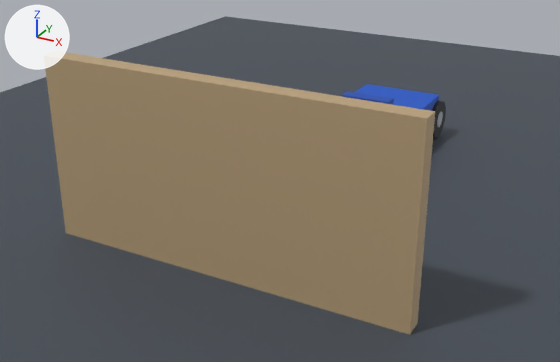
Before and after pictures for a commit that changed the glTF model examples/stepper-car/virtual/virtual.glb.
Rendered twice from a 50 mm camera at (1.13, -2.95, 1.19) aimed at (-0.36, -0.23, -0.16). Every picture has the same lights, and +X, +Y and +Z are marked at upper left. The first picture is the older version. Where no turn or scale is listed for an object, it has been applied to the vertices.

The first picture shows 'Body', 'Body2', 'Floor', 'Hub4', 'Tire4', 'Wall'.
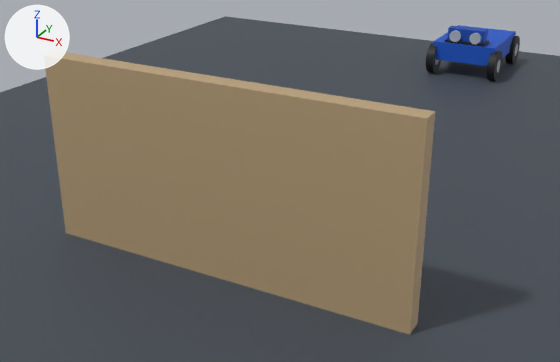
Boxes (x1, y1, x2, y2) around the edits, measured in the pictures (560 x 362 px):
'Body', moved: before (355, 84, 439, 111); after (433, 25, 516, 66)
'Body2', moved: before (341, 91, 394, 105); after (447, 26, 488, 44)
'Tire4', moved: before (432, 100, 446, 137); after (505, 36, 520, 64)
'Tire2', moved (not visible before): after (487, 51, 503, 81)
'Tire', moved (not visible before): after (426, 43, 441, 73)
'Mount', moved (not visible before): after (445, 38, 489, 47)
'RightEye', moved (not visible before): after (469, 33, 481, 44)
'LeftEye', moved (not visible before): after (450, 30, 461, 42)
'Hub4', moved: before (437, 111, 443, 127); after (515, 44, 518, 56)

Diff of the bpy script that builds the scene:
```diff
--- a/examples/stepper-car/virtual/virtual.glb.py
+++ b/examples/stepper-car/virtual/virtual.glb.py
@@ ob_body @@
 ob_body = bpy.data.objects.new('Body', me_mesh_0_003)
-ob_body.location = (0.0, 0.0, 0.13)
+ob_body.location = (0.0, 1.394, 0.13)
@@ ob_body2 @@
 ob_body2 = bpy.data.objects.new('Body2', me_device_mesh6_003)
-ob_body2.location = (0.0, -0.178, 0.218)
+ob_body2.location = (0.0, 1.216, 0.218)
@@ ob_lefteye @@
 ob_lefteye = bpy.data.objects.new('LeftEye', me_device_mesh25)
-ob_lefteye.location = (-0.055, -0.216, 0.218)
+ob_lefteye.location = (-0.055, 1.178, 0.218)
@@ ob_mount @@
 ob_mount = bpy.data.objects.new('Mount', me_device_mesh42_003)
-ob_mount.location = (0.0, -0.178, 0.186)
+ob_mount.location = (0.0, 1.216, 0.186)
@@ ob_righteye @@
 ob_righteye = bpy.data.objects.new('RightEye', me_device_mesh32_003)
-ob_righteye.location = (0.055, -0.216, 0.218)
+ob_righteye.location = (0.055, 1.178, 0.218)
@@ ob_tire @@
 ob_tire = bpy.data.objects.new('Tire', me_device_mesh_003)
-ob_tire.location = (-0.17, -0.2, 0.08)
+ob_tire.location = (-0.17, 1.194, 0.08)
@@ ob_tire2 @@
 ob_tire2 = bpy.data.objects.new('Tire2', me_device_mesh3_003)
-ob_tire2.location = (0.17, -0.2, 0.08)
+ob_tire2.location = (0.17, 1.194, 0.08)
@@ ob_hub4 @@
 ob_hub4 = bpy.data.objects.new('Hub4', me_device_mesh24)
-ob_hub4.location = (0.17, 0.2, 0.08)
+ob_hub4.location = (0.17, 1.594, 0.08)
@@ ob_tire4 @@
 ob_tire4 = bpy.data.objects.new('Tire4', me_device_mesh5_003)
-ob_tire4.location = (0.17, 0.2, 0.08)
+ob_tire4.location = (0.17, 1.594, 0.08)
```
